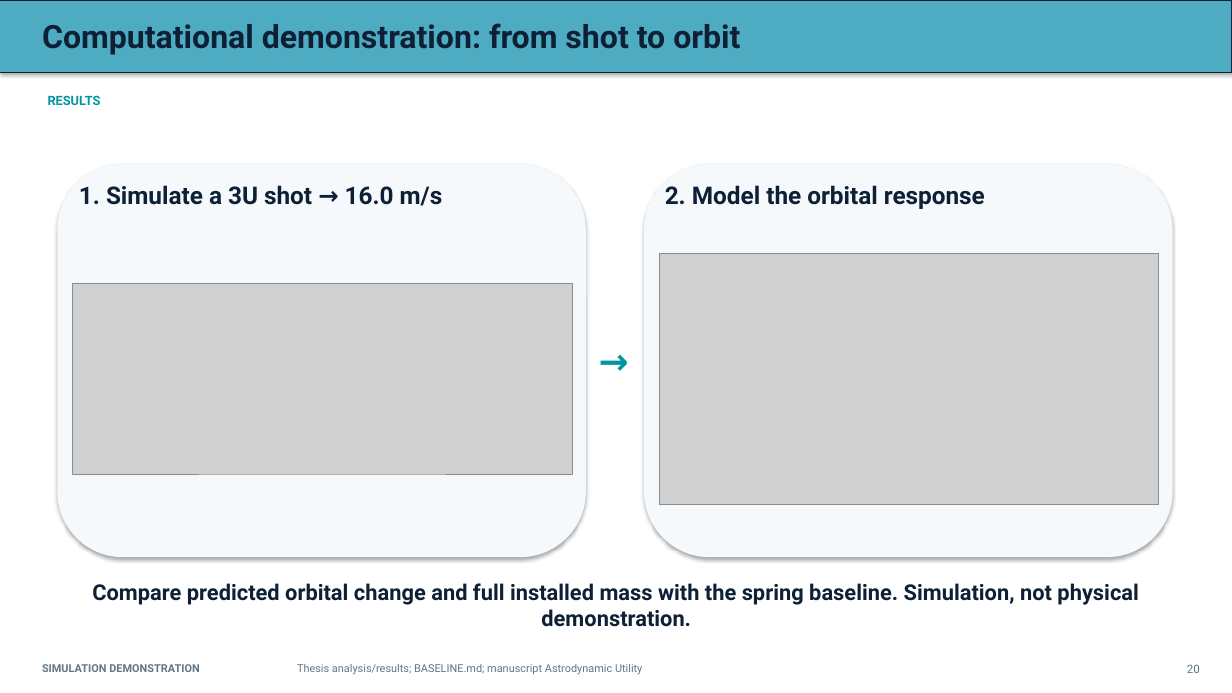
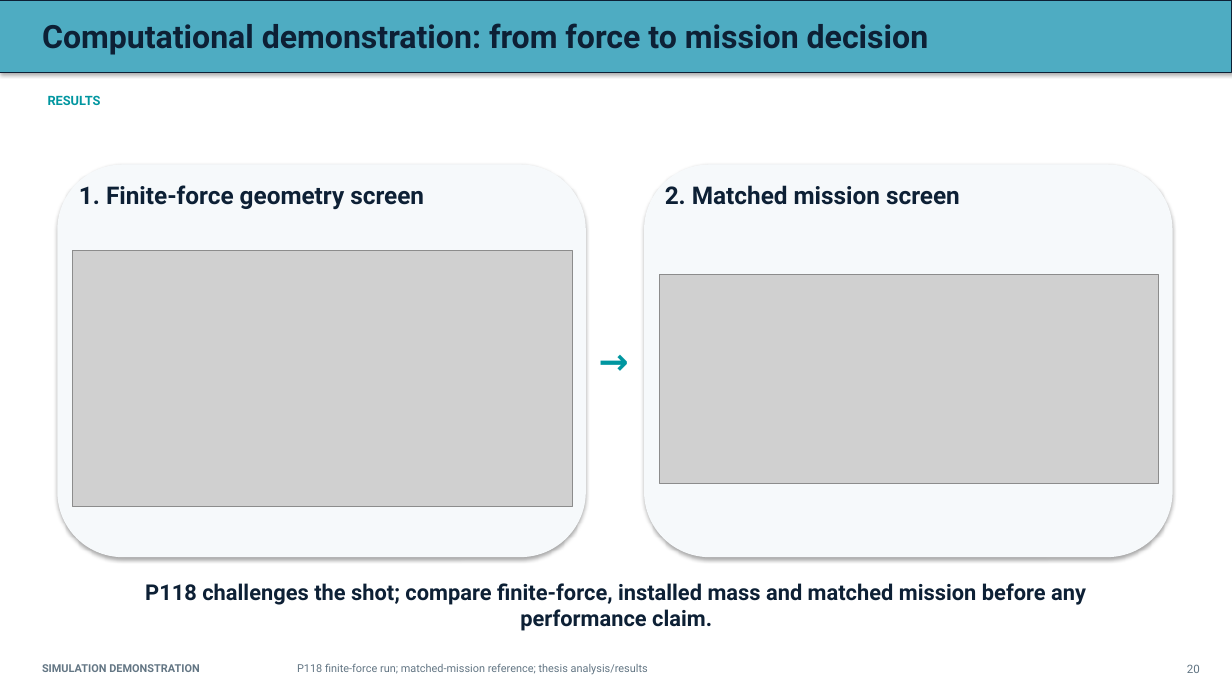
Before and after one commit to aaaaaaaaaaaavm/VOLLEY-thesis, a slide deck: slide 20 of university/final_review_2026_10_10/VOLLEY_Final_Review_2026-10-10.pptx. Drawn at 1232x693 pixels with LibreOffice and Linux fonts; fonts in the diff are those of the drawing; grey boxes stand for pictures. Boxes give left, top, right and bottom in pixels: in the first picture for what was removed or moved away, otherwise in the second. Text is boxed around its words. In the diff, an @@ line names an element or a change of style, - is before the commit and + after.

```diff
--- a/university/final_review_2026_10_10/VOLLEY_Final_Review_2026-10-10.pptx
+++ b/university/final_review_2026_10_10/VOLLEY_Final_Review_2026-10-10.pptx
@@ text at [42,23,929,55]: text changed @@
-Computational demonstration: from shot to orbit
+Computational demonstration: from force to mission decision
@@ text at [79,185,424,209]: text changed @@
-1. Simulate a 3U shot → 16.0 m/s
+1. Finite-force geometry screen
@@ text at [665,185,960,205]: text changed @@
-2. Model the orbital response
+2. Matched mission screen
@@ picture: place and size @@
-picture at [72,284,573,474]
+picture at [72,250,573,506]
@@ picture: place and size @@
-picture at [660,253,1159,505]
+picture at [660,274,1159,484]
@@ text at [145,583,1086,631]: text changed @@
-Compare predicted orbital change and full installed mass with the spring baseline. Simulation, not physical demonstration.
+P118 challenges the shot; compare finite-force, installed mass and matched mission before any performance claim.
@@ text at [297,664,648,674]: text changed @@
-Thesis analysis/results; BASELINE.md; manuscript Astrodynamic Utility
+P118 finite-force run; matched-mission reference; thesis analysis/results
```
Also in this commit, not shown: 9 other slides changed, 15 other files.
